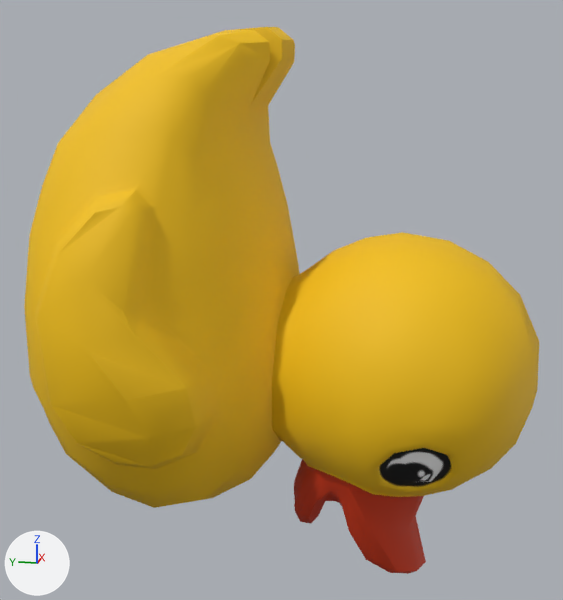
The glTF model demos/janus/data/models/duck/duck.gltf as it was, and as the next commit left it.
The view is the same before and after, from a camera (50 mm lens) standing at (-5.47, -1.46, 1.56) and looking at (-0.01, -0.37, 0.2). Arrows for +X, +Y and +Z are at lower left; the lights stay in place. The first picture is the older version. Where no turn or scale is listed for an object, it has been applied to the vertices.

In view in the first picture: 'duck'.
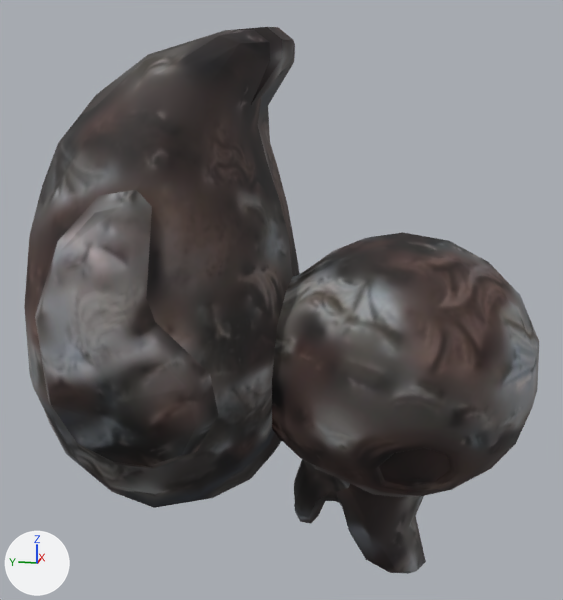
Pixel boxes [x1, y1, x2, y2] of what changed, in the pictures (563 x 600 px):
'duck', surface changed (yellow to grey): [24, 27, 539, 574] in both

What changed in the scene script:
```text
Add img_diffuse:
    img_diffuse = load_image('diffuse', '../janus/textures/diff.webp', 512, 512, 'sRGB')
Change mat_material:
    mat_material.texture: img_duck_diffuse -> img_diffuse
```
